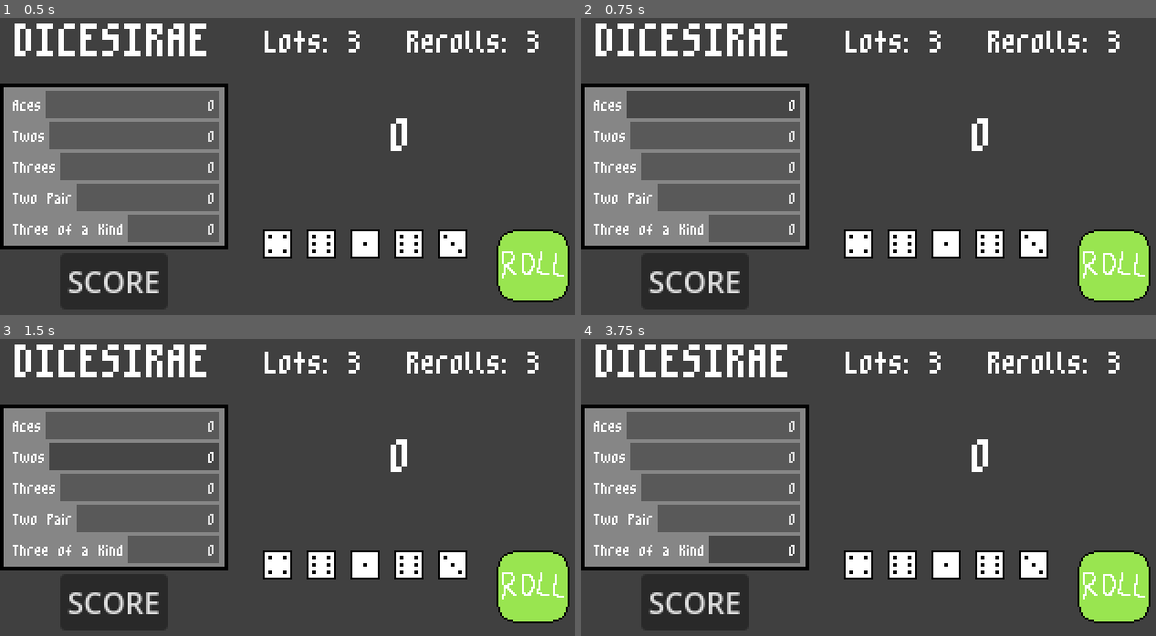
Above: before the commit, frames 1-4 (two rows, left to right).
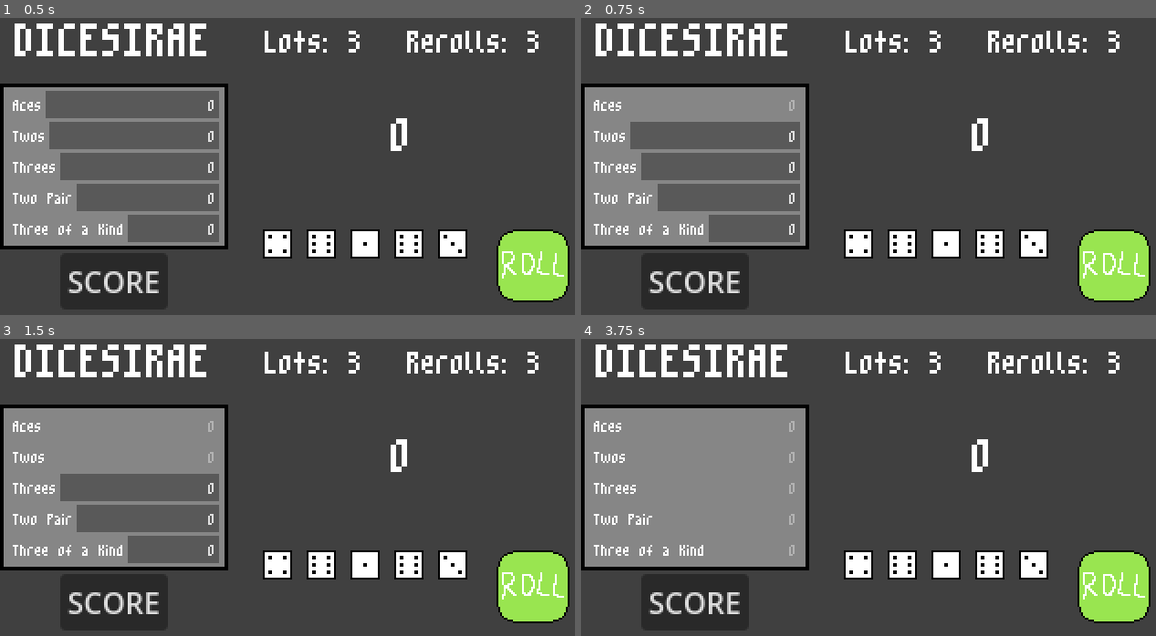
Above: after the commit, the same moments.

Repository: xander6424/DICESIRAE
Game: Godot game, scene res://scenes/main.tscn
Same seed, same stepped clock (60 frames per second), same inputs: the game is played once before the commit and once after it.
Inputs:
- Up to frame 1 (0.5 s): no input
- Up to frame 2 (0.75 s): click "0" at 0.5 s
- Up to frame 3 (1.5 s): click "0" at 1.25 s
- Up to frame 4 (3.75 s): click "0" at 2 s; click "0" at 2.75 s; click "0" at 3.5 s

Frame 1 is identical in both runs. In frame 2, 2.8% of the frame differs, in the area x 7-39%, y 24-34%; in frame 3, 5.5%; in frame 4, 12%, in the area x 7-39%, y 24-76%.

Commit message:
Score Button Clicking
The score buttons can be clicked and disabled.

Diff:
--- a/scenes/scorecard.gd
+++ b/scenes/scorecard.gd
@@ -3,13 +3,24 @@
 @onready var category_label_list = [%CategoryLabel1, %CategoryLabel2, %CategoryLabel3, %CategoryLabel4, %CategoryLabel5]
 @onready var category_button_list = [%CategoryButton1, %CategoryButton2, %CategoryButton3, %CategoryButton4, %CategoryButton5]
 
-var scorecard_info = ["Aces", "Twos", "Threes", "Two Pair", "Three of a Kind"]
+var game_scorecard_info = ["Aces", "Twos", "Threes", "Two Pair", "Three of a Kind"]
+
 
 func _ready() -> void:
 	var i = 0
 	for category in category_label_list:
-		category.text = scorecard_info[i]
+		category.text = game_scorecard_info[i]
 		i += 1
+
+	for category in category_button_list:
+		category.text = "0"
+		category.pressed.connect(category_button_pressed)
 
 func _process(delta: float) -> void:
 	pass
+
+
+func category_button_pressed() -> void:
+	for button in category_button_list:
+		if button.button_pressed:
+			button.disabled = true
